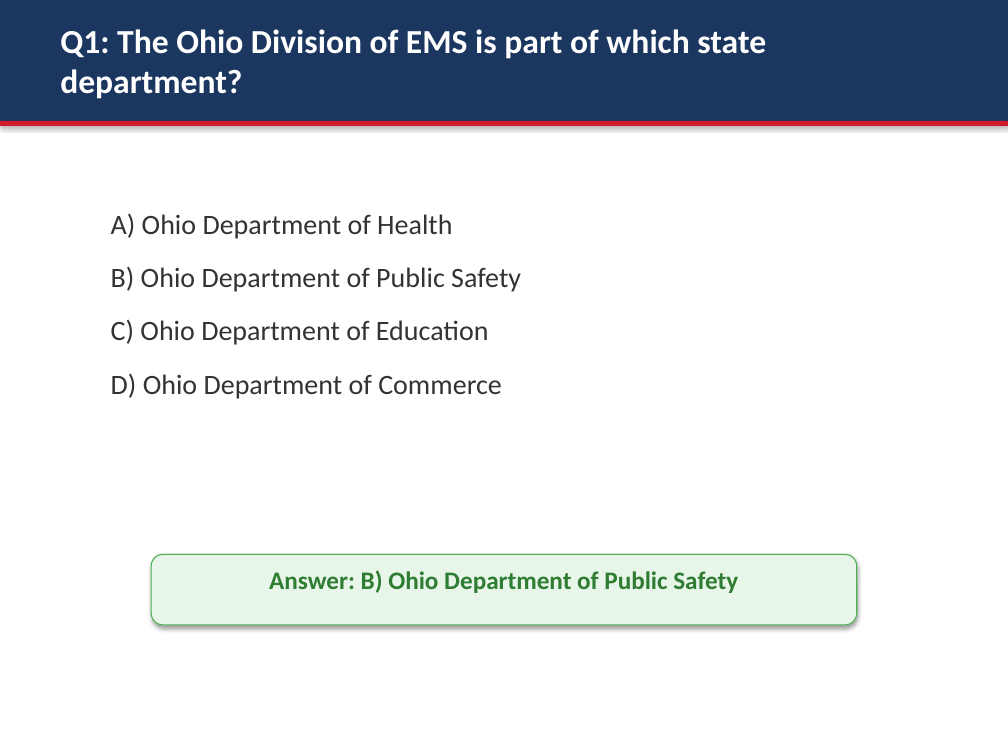
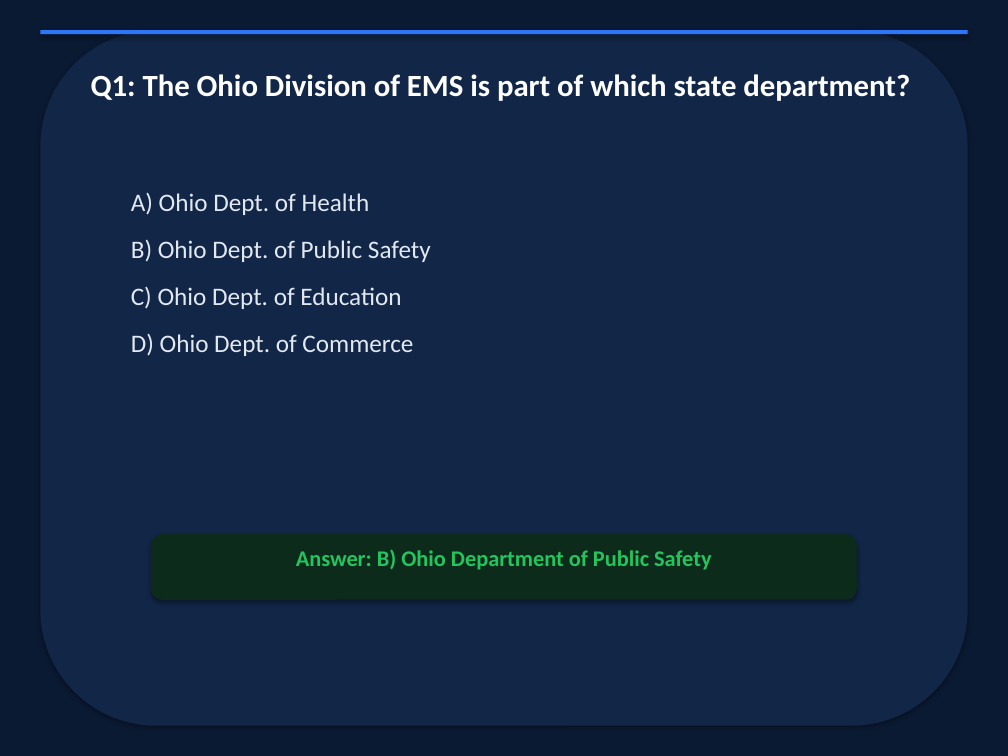
Before and after one commit to bbishilany/nicks-capstone, a slide deck: slide 18 of Ohio-Division-of-EMS-Presentation.pptx. Drawn at 1008x756 pixels with LibreOffice and Linux fonts; fonts in the diff are those of the drawing. Boxes give left, top, right and bottom in pixels: in the first picture for what was removed or moved away, otherwise in the second. Text is boxed around its words. In the diff, an @@ line names an element or a change of style, - is before the commit and + after.

```diff
--- a/Ohio-Division-of-EMS-Presentation.pptx
+++ b/Ohio-Division-of-EMS-Presentation.pptx
@@ background #FFFFFF to #0B1A33 @@
@@ rectangle removed at (x1=0, y1=0, x2=1008, y2=121) @@
@@ rectangle resized from (x1=0, y1=121, x2=1008, y2=126) to (x1=40, y1=30, x2=968, y2=34) @@
@@ rectangle at (x1=40, y1=30, x2=968, y2=34): fill #CE1A2B to #2E75F7 @@
@@ rounded rectangle added at (x1=40, y1=30, x2=968, y2=726), fill #122647 @@
@@ text "Q1: The Ohio Division of ..." moved from (x1=60, y1=29, x2=766, y2=99) to (x1=91, y1=74, x2=910, y2=101) @@
@@ text "Q1: The Ohio Division of ..." at (x1=91, y1=74, x2=910, y2=101): size 24 to 22 pt @@
@@ text at (x1=131, y1=192, x2=431, y2=356): text changed; size 20 to 18 pt; text colour #333333 to #E2E8F0 @@
-A) Ohio Department of Health
-B) Ohio Department of Public Safety
-C) Ohio Department of Education
-D) Ohio Department of Commerce
+A) Ohio Dept. of Health
+B) Ohio Dept. of Public Safety
+C) Ohio Dept. of Education
+D) Ohio Dept. of Commerce
@@ rounded rectangle resized from (x1=151, y1=554, x2=857, y2=625) to (x1=151, y1=534, x2=857, y2=600) @@
@@ rounded rectangle at (x1=151, y1=534, x2=857, y2=600): fill #E8F5E9 to #0D2B1A; outline #4CAF50 0.75 pt to none @@
@@ text "Answer: B) Ohio Department of ..." moved from (x1=269, y1=570, x2=738, y2=593) to (x1=296, y1=549, x2=711, y2=570) @@
@@ text "Answer: B) Ohio Department of ..." at (x1=296, y1=549, x2=711, y2=570): size 18 to 16 pt, text colour #2E7D32 to #22C55E @@
```
Also in this commit, not shown: 29 other slides changed, 7 other files.
